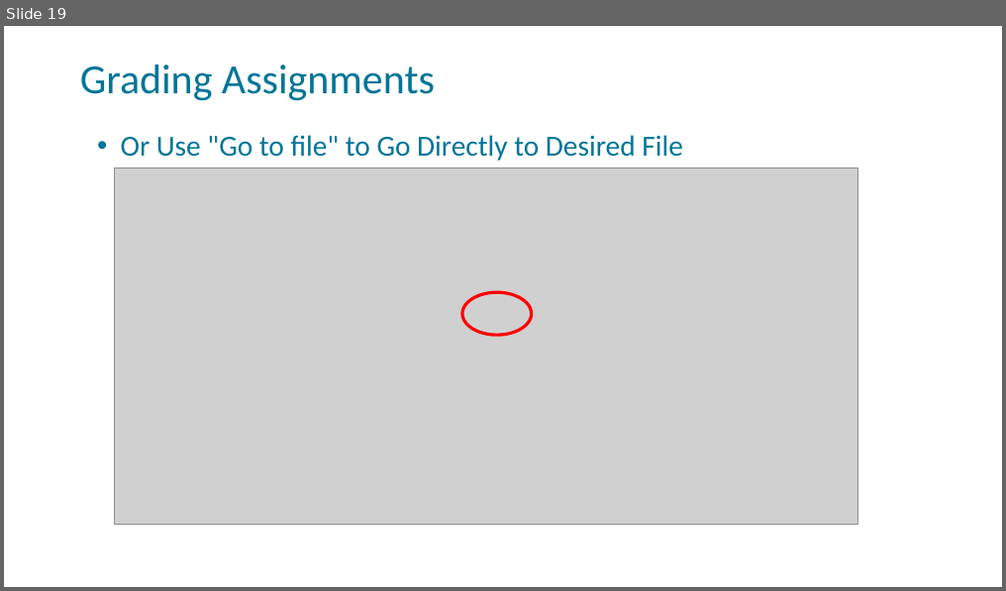
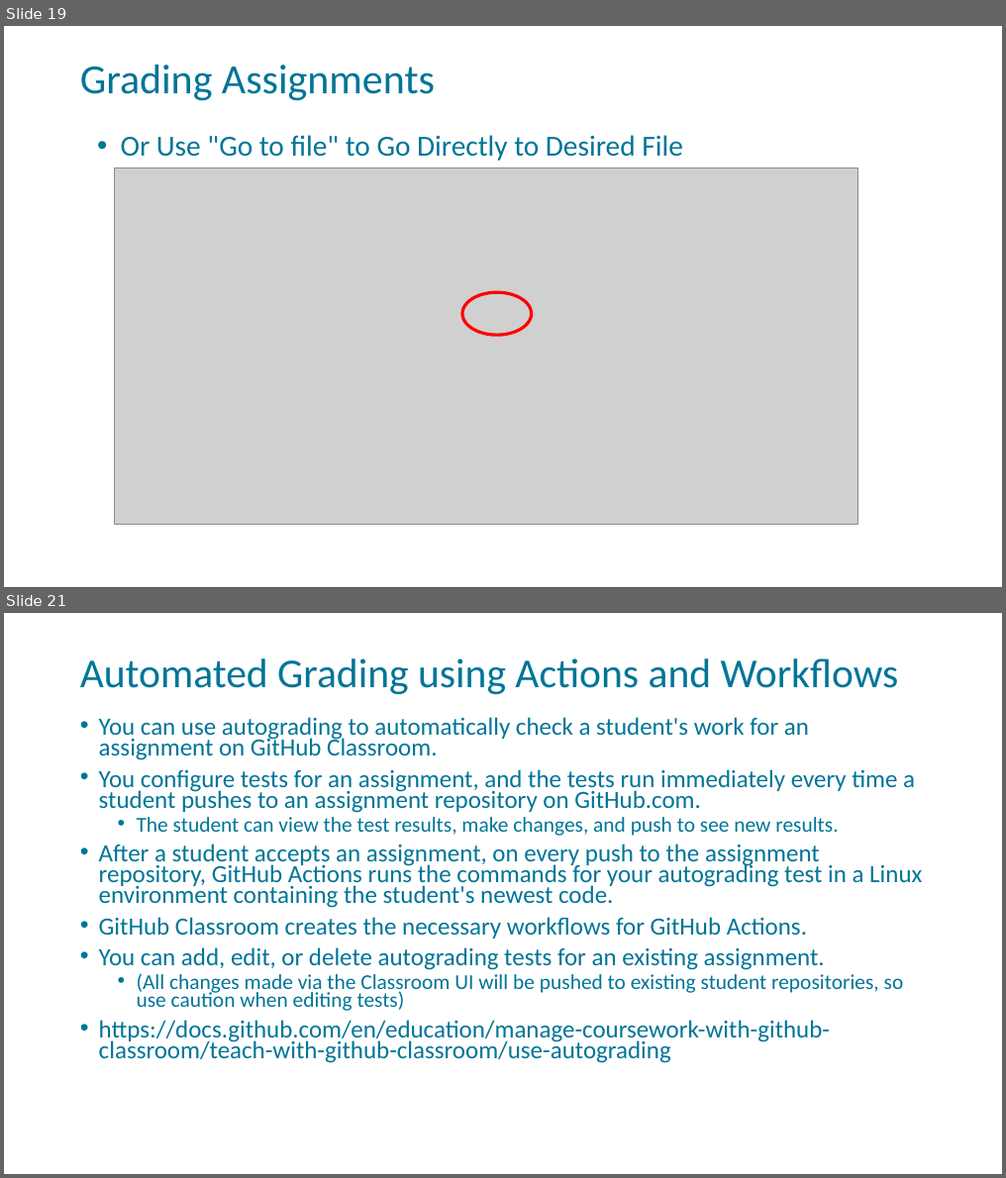
Before and after one commit to FSCJ-FacultyDev/SWC-Virtual-2023, a slide deck: slides/GitHubClassroom-Instructor.pptx. Shown one above the other, each under a label of ours: slide 19 before the commit, slides 19 and 21 after it; the slides between them are not shown. The pictures are 1006x591 and 1006x1178 pixels, drawn with LibreOffice and Linux fonts; fonts in the diff are those of the drawing; grey boxes stand for pictures; background and template pictures are left out. Boxes give left, top, right and bottom in pixels: in the first picture for what was removed or moved away, otherwise in the second. Text is boxed around its words. In the diff, an @@ line names an element or a change of style, - is before the commit and + after.

Commit message:
added auto-grading slides

```diff
--- a/slides/GitHubClassroom-Instructor.pptx
+++ b/slides/GitHubClassroom-Instructor.pptx
@@ slide 21 added at <box>4,613,1002,1174</box>, background picture (left out); not listed: 1 template element that a slide beside it also shows @@
@@ title added at <box>80,659,899,694</box>, 39.6 pt, text #007598 @@
+Automated Grading using Actions and Workflows
@@ text added at <box>99,717,922,1063</box>, 23.8 pt, text #007598 @@
+• You can use autograding to automatically check a student's work for an assignment on GitHub Classroom.
+• You configure tests for an assignment, and the tests run immediately every time a student pushes to an assignment repository on GitHub.com.
+  • The student can view the test results, make changes, and push to see new results.
+• After a student accepts an assignment, on every push to the assignment repository, GitHub Actions runs the commands for your autograding test in a Linux environment containing the student's newest code.
+• GitHub Classroom creates the necessary workflows for GitHub Actions.
+• You can add, edit, or delete autograding tests for an existing assignment.
+  • (All changes made via the Classroom UI will be pushed to existing student repositories, so use caution when editing tests)
+• https://docs.github.com/en/education/manage-coursework-with-github-classroom/teach-with-github-classroom/use-autograding
```
Also in this commit, not shown: 15 other slides added.
